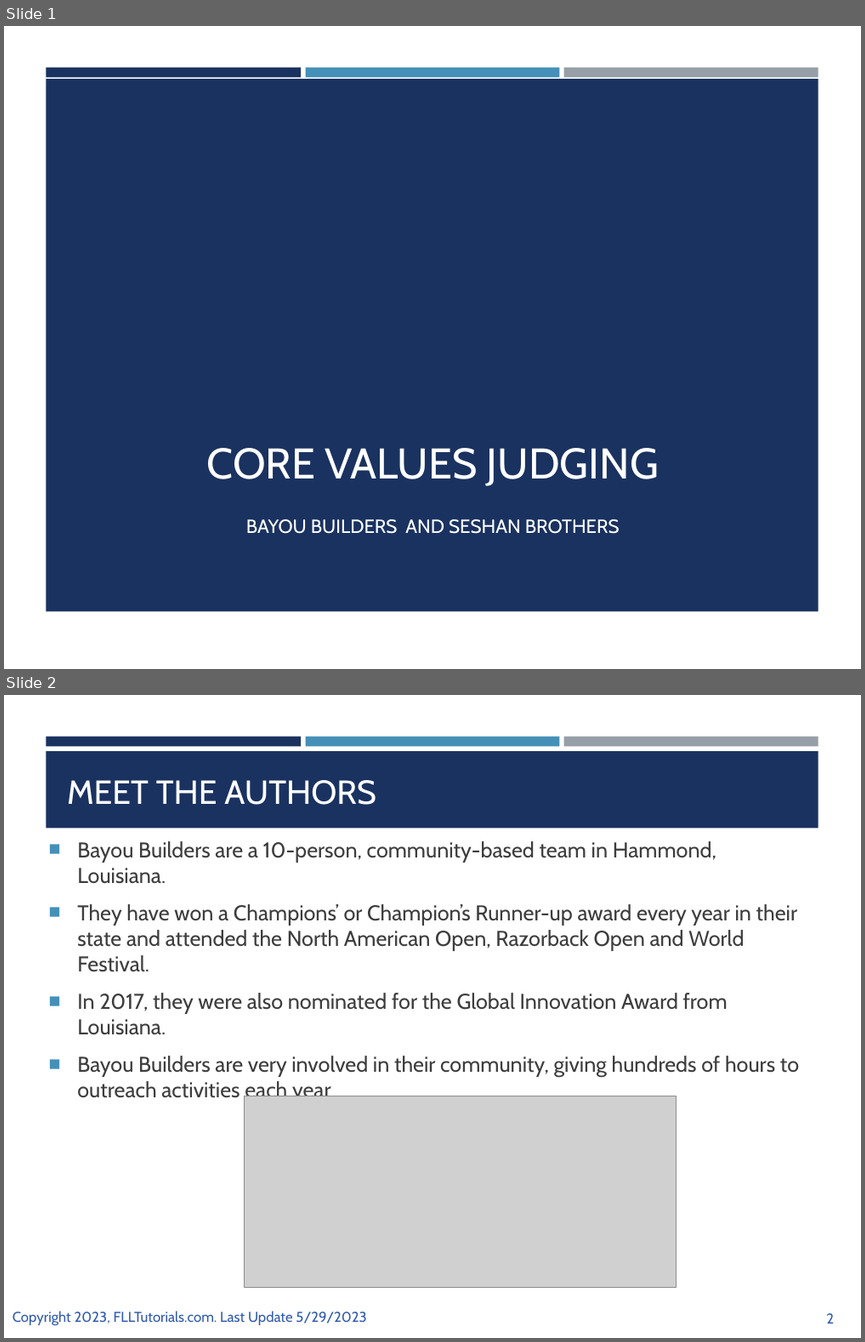
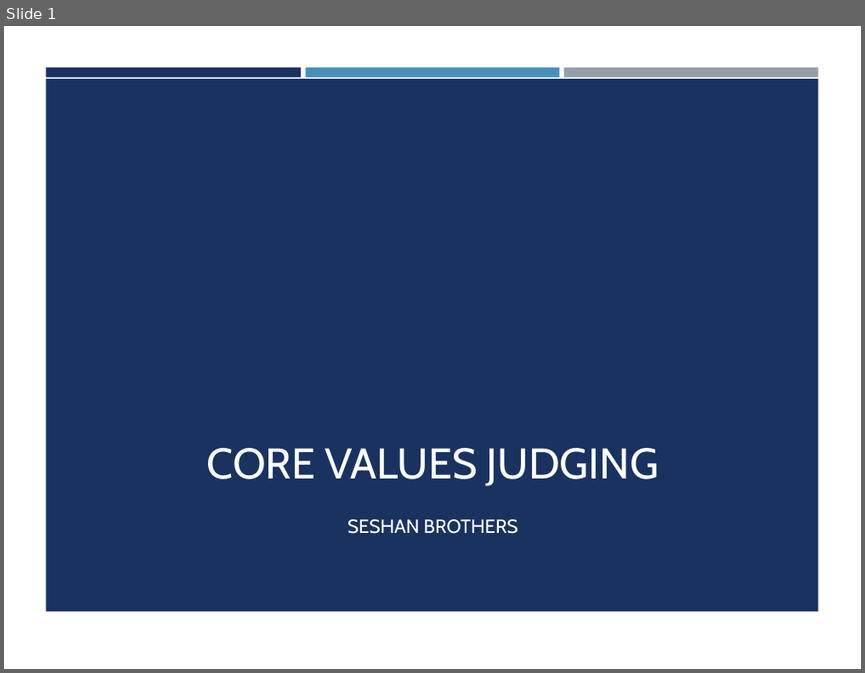
Before and after one commit to ev3lessons/FLL-Tutorials, a slide deck: translations/en-us/CoreValues/CVJudging.pptx. Shown one above the other, each under a label of ours: slides 1 and 2 before the commit, slide 1 after it. The pictures are 865x1342 and 865x673 pixels, drawn with LibreOffice and Linux fonts; fonts in the diff are those of the drawing; grey boxes stand for pictures; background and template pictures are left out. Boxes give left, top, right and bottom in pixels: in the first picture for what was removed or moved away, otherwise in the second. Text is boxed around its words. In the diff, an @@ line names an element or a change of style, - is before the commit and + after.

```diff
--- a/translations/en-us/CoreValues/CVJudging.pptx
+++ b/translations/en-us/CoreValues/CVJudging.pptx
@@ slide 2 removed at (x1=4, y1=695, x2=861, y2=1338), background #FFFFFF; not listed: 3 template elements that a slide beside it also shows @@
@@ rectangle removed at (x1=46, y1=752, x2=818, y2=828) @@
@@ title removed at (x1=67, y1=780, x2=375, y2=805) @@
-MEET THE AUTHORS
@@ text removed at (x1=77, y1=841, x2=799, y2=1098) @@
-■ Bayou Builders are a 10-person, community-based team in Hammond, Louisiana.
-■ They have won a Champions’ or Champion’s Runner-up award every year in their state and attended the North American Open, Razorback Open and World Festival.
-■ In 2017, they were also nominated for the Global Innovation Award from Louisiana.
-■ Bayou Builders are very involved in their community, giving hundreds of hours to outreach activities each year
@@ picture removed at (x1=245, y1=1096, x2=676, y2=1287) @@
@@ text removed at (x1=12, y1=1310, x2=367, y2=1325) @@
-Copyright 2023, FLLTutorials.com. Last Update 5/29/2023
@@ page number removed at (x1=826, y1=1313, x2=834, y2=1323) @@
-2
@@ slide 1 changed as well @@
@@ subtitle at (x1=347, y1=519, x2=518, y2=533): text changed @@
-BAYOU BUILDERS AND SESHAN BROTHERS
+SESHAN BROTHERS
```
Also in this commit, not shown: 3 other slides changed, 3 slides added, 5 other slides removed, 29 other files.
